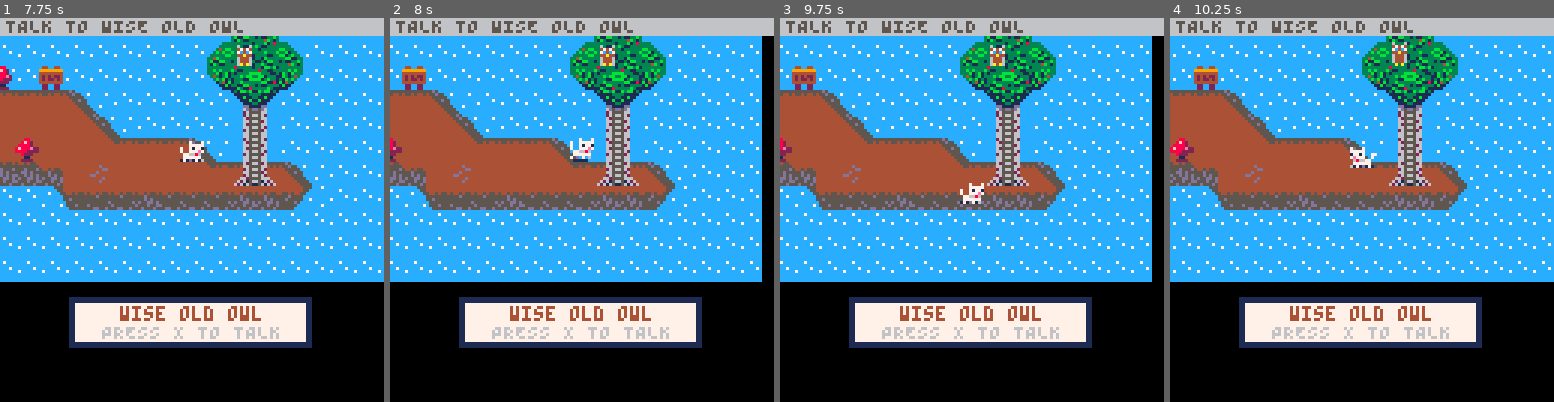
Above: before the commit, frames 1-4 (left to right).
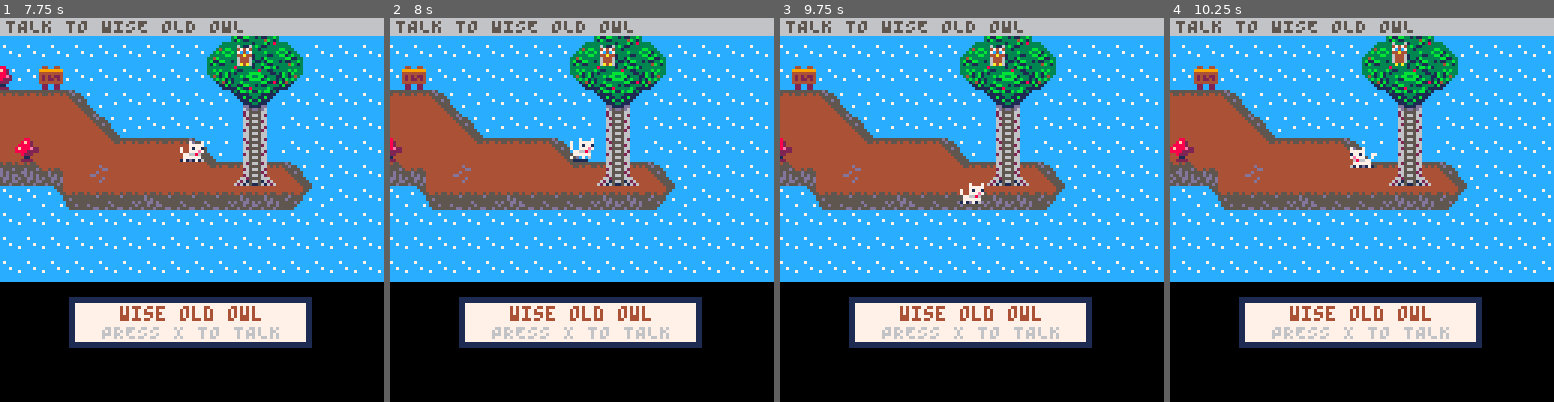
Above: after the commit, the same moments.

Repository: Mackeriah/FurlockBones-game
Game: PICO-8 cartridge furlock bones.p8
The game is run twice, just before and just after one commit, with the same random seed, the same clock (stepped at 60 frames per second) and the same inputs.
Inputs:
- Up to frame 1 (7.75 s): tap X (X key) at 0.33, 1.07, 1.85, 2.97, 4.08, 5.2, 6.32, 7.43 s; tap O (Z key) at 0.7, 1.7, 2.1, 2.5, 2.9, 3.3, 3.7, 4.1, 4.5, 4.9, 5.3, 5.7, 6.1, 6.5, 6.9, 7.3, 7.7 s; hold Right 1.6-2.1 s; hold Up 2.15-2.42 s; hold Right 2.47-3.03 s; hold Left 3.08-3.58 s; hold Down 3.63-3.97 s; hold Right 4.02-4.68 s; hold Up 4.73-5.03 s; hold Left 5.08-5.68 s; hold Down 5.73-6.03 s; hold Right 6.08-6.58 s; hold Right 6.63-7.13 s; hold Up 7.18-7.45 s; hold Right from 7.5 s (still down)
- Up to frame 2 (8 s): keep holding Right
- Up to frame 3 (9.75 s): release Right at 8.07 s; tap O (Z key) every 0.4 s from 8.1 to 9.7 s; hold Left 8.12-8.62 s; tap X (X key) at 8.55, 9.67 s; hold Down 8.67-9 s; hold Right 9.05-9.72 s
- Up to frame 4 (10.25 s): hold Up 9.77-10.07 s; tap O (Z key) at 10.1 s; hold Left from 10.12 s (still down)

Frame 1 is identical in both runs. In frame 2, 2.0% of the frame differs, in the area x 96-100%, y 4-69%; in frame 3, 2.0%; in frame 4, nothing differs.

Commit message:
state machine for library scene

Diff:
--- a/furlock bones.p8
+++ b/furlock bones.p8
@@ -32,7 +32,7 @@
 	init_objective()
 	lost_animals()
 	shakeAmount = 0
-	objective.current = "TALK TO WISE OLD OWL"
+	objective.current = "TALK TO WISE OLD OWL"	-- TESTING ONLY
 	leaves = {} -- used to store leaves, obvs
 	leafCount = 0
 end
@@ -62,11 +62,10 @@
 			check_character_collision()
 			doMapStuff()
 			newsigncollision()
-			if owlInLibrary == true then
+			if owlBookState == "owl in library" then
 				owl_knocking_stuff_over_in_library()
 				foreach(leaves, leaf_physics)
 			end
-
 		end
 	else -- if on menu then start game
 		if (btnp(❎)) then activeGame = true end
@@ -77,9 +76,6 @@
 	cls()
 	if activeGame == false then draw_menu() else draw_game() end
 	-- player.x-20,player.y-20,8
-	--print(itemsBroken,player.x-20,player.y-20,8)
-	-- print("stepTimeStart: "..stepTimeStart)
-	-- print(time())
 end
 
 function draw_menu()
@@ -114,8 +110,8 @@
 		foreach(leaves, draw_leaf) -- drop leaves when Owl in library
 		draw_characters()
 		if conversation.active == true then draw_conversation()	end
-		if owlOnStairsFlag == true then owlGoingDownstairs() end
-		if owlInLibrary == true then owlLookingForBook() end
+		if owlBookState == "going downstairs" then owlGoingDownstairs() end
+		if owlBookState == "owl in library" then owlLookingForBook() end
 	end
 end
 
@@ -206,7 +202,15 @@
 				if (btnp(❎)) then
 					waitingForOwl = true
 					showDoor = true
-					owlOnStairsFlag = true
+					owlBookState = "going downstairs"
+				end
+
+			elseif conversation_state == "owllibrary2" then
+				new_conversation({"placeholder"})
+				if (btnp(❎)) then
+					--waitingForOwl = true
+					showDoor = true
+					--owlBookState = "going downstairs"
 				end
 
 			elseif conversation_state == "owl_grumpy_1" then
@@ -238,23 +242,17 @@
 		end
 
 
-		-- NEW SIGNS
+		-- SIGNS
 		if conversation.character == "sign1" then
 			if conversation_state == "level1" then
 				new_conversation({"it says: "," \"owl's house this way\" "})
-				if (btnp(❎)) then
-					conversation_state = "none"
-				end
-			end
-		end
-
-		-- NEW SIGNS
+				if (btnp(❎)) then conversation_state = "none" end
+			end
+		end
 		if conversation.character == "sign2" then
 			if conversation_state == "level1" then
 				new_conversation({"it says: "," \"i'm very busy you know\" ","hmm..."})
-				if (btnp(❎)) then
-					conversation_state = "none"
-				end
+				if (btnp(❎)) then conversation_state = "none" end
 			end
 		end
 
@@ -856,8 +854,7 @@
 	owlTime = 0
 	owlWait = 2
 	stepTimeStart = 0
-	owlOnStairsFlag = false
-	owlInLibrary = false
+	owlBookState = "none"
 	itemsBroken = 0 -- used when owl is shaking screen brekaing stuff in library
 	waitingForOwl = false
 end
@@ -902,7 +899,7 @@
 end
 
 function owlGoingDownstairs()
-	if owlInLibrary != true then
+	if owlBookState != "owl in library" then
 		if stepTimeStart == 0 then
 			stepTimeStart = time()
 		end
@@ -922,7 +919,7 @@
 			print("creeeak", owl.x+20, owl.y+44, 0)
 		end
 		if stepTimeStart <= time() - 6 then
-			owlInLibrary = true
+			owlBookState = "owl in library"
 		end
 	end
 end
@@ -956,9 +953,8 @@
 		end
 	end
 	if itemsBroken == 4 then
-		print("ah...", owl.x+25, owl.y+60, 4)
-		print("not...", owl.x+25, owl.y+66, 4)
-		print("good...", owl.x+25, owl.y+72, 4)
+		print("oh.", owl.x, owl.y+60, 4)
+		print("that's not good", owl.x-30, owl.y+66, 4)
 		if leafCount < 20 then
 			for i=1, 5 do
 				make_leaf(owl.x+5+rnd(30)-15,owl.y+rnd(10)-5)
@@ -977,13 +973,23 @@
 	end
 	if itemsBroken == 6 then
 		print("aha! here it is", owl.x-20, owl.y+60, 4)
+		-- conversation_state = "owllibrary2"
+		-- conversation.character = "wise old owl"
+		-- waitingForOwl = false
+	end
+	if itemsBroken == 7 then
+		print("i'm heading upstairs furlock!", owl.x-60, owl.y+60, 4)
+		conversation_state = "owllibrary2"
+		conversation.character = "wise old owl"
+		waitingForOwl = false
+		--owlGoingUpstairs()
 	end
 end
 
 function owl_knocking_stuff_over_in_library()
 	if shakeAmount > 0 then screen_shake() end
 	if time() >= owlWait then
-		if itemsBroken < 6 then
+		if itemsBroken < 7 then
 			owlTime = time()
 			if itemsBroken <= 3 then
 				shakeAmount += 10
@@ -1410,17 +1417,17 @@
 0000000000000000000000000000010100010180800102000100000000000001000001010101010100000000010000000000000000000101000000000000000001010000010101010101010101010101010100000101010101010101010101010000000000000101010101010101010100000000000001010000000000000000
 0101000001000001010100000000000001010000010000010101000000000000010101010100000001010000000000000101010001010000010101000000000000000000000000000000000000000000000000000000000000000000000000000000000000000000000000000000000000000000000000000000000000000000
 __map__
-232323232323232323232323232323232323232323232323232323232323232323232323232323230f0f0f0f0f0f0f0f0f0f0f0f0f0f0f0f0f0f0f0f46470f0f0f0f0f00000000000000000000000000000000000000000000000000000000000000000000000000000000000000000000000000000000000000000000000000
-2348494a4b321032323232323232323232323232323232323232323232323232323232323232320a0f0f0f0f0f0f0f0f0f0f0f0f0f0f0f0f0f0f0f464243470f0f0f0f00000000000000000000000000000000000000000000000000000000000000000000000000000000000000000000000000000000000000000000000000
-2358595a5b404132323232323232323232323232323232323232323232323232323232323232320b220f220f220f220f220f220f0f0f0f0f0f0f0f445253450f0f0f0f00000000000000000000000000000000000000000000000000000000000000000000000000000000000000000000000000000000000000000000000000
-2368696a6b50513232323232323232323232323132323232323232323232323232323232323232190c0c0c0c0c0c0c0c0c0c0c0c0c1c0d0f0f0f0f0f56570f0f0f0f0f00000000000000000000000000000000000000000000000000000000000000000000000000000000000000000000000000000000000000000000000000
-233232323232323232323232323232323232323232323232323232323132323232323232323232191b1a1b1b1b1b2a1b1b1b1b1b1b1b1c0d0f0f0f0f66670f0f0f0f0f00000000000000000000000000000000000000000000000000000000000000000000000000000000000000000000000000000000000000000000000000
-233232313232323232323232323232323232323232323232323232323232323232323232324041232b331b331b331b331b331b331b1b1b0c0c0c1c0d66670f0f0f0f0f00000000000000000000000000000000000000000000000000000000000000000000000000000000000000000000000000000000000000000000000000
-233232323232323232323232323232323232323232323232323232323232323232323232325051231f2b2c2c2c2c2c2c2c2c2c2c2d1b2a1b1b1b1b0c76771c0d0f0f0f00000000000000000000000000000000000000000000000000000000000000000000000000000000000000000000000000000000000000000000000000
-233232323232323232323232323232323232323232323232323232323232323232323232323232230f0f0f0f0f0f0f0f0f0f0f0f1f2b2e2e2d2e2e2e2d2d2f0e0f0f0f00000000000000000000000000000000000000000000000000000000000000000000000000000000000000000000000000000000000000000000000000
-233232313232323232323232323232323232323232323232323232323232323232323232323232230f0f0f0f0f0f0f0f0f0f0f0f0f0f0f0f0f0f0f0f0f0f0f0f0f0f0f00000000000000000000000000000000000000000000000000000000000000000000000000000000000000000000000000000000000000000000000000
-233232323232323232323232323232323232323232103232323232323232323231323232323232230f0f0f0f0f0f0f0f0f0f0f0f0f0f0f0f0f0f0f0f0f0f0f0f0f0f0f00000000000000000000000000000000000000000000000000000000000000000000000000000000000000000000000000000000000000000000000000
-234c4d4e4f32323232323232323232323232323232323232323232323232323231323232323232230f0f0f0f0f0f0f0f0f0f0f0f0f0f0f0f0f0f0f0f0f0f0f0f0f0f0f00000000000000000000000000000000000000000000000000000000000000000000000000000000000000000000000000000000000000000000000000
+232323232323232323232323232323232323232323232323232323232323232323232323232323230f0f0f0f0f0f0f0f0f0f0f0f0f0f0f0f0f0f0f0f46470f0f0f0f0f0f0f0f0f0f0f0f000000000000000000000000000000000000000000000000000000000000000000000000000000000000000000000000000000000000
+2348494a4b321032323232323232323232323232323232323232323232323232323232323232320a0f0f0f0f0f0f0f0f0f0f0f0f0f0f0f0f0f0f0f464243470f0f0f0f0f0f0f0f0f0f0f000000000000000000000000000000000000000000000000000000000000000000000000000000000000000000000000000000000000
+2358595a5b404132323232323232323232323232323232323232323232323232323232323232320b220f220f220f220f220f220f0f0f0f0f0f0f0f445253450f0f0f0f0f0f0f0f0f0f0f000000000000000000000000000000000000000000000000000000000000000000000000000000000000000000000000000000000000
+2368696a6b50513232323232323232323232323132323232323232323232323232323232323232190c0c0c0c0c0c0c0c0c0c0c0c0c1c0d0f0f0f0f0f56570f0f0f0f0f0f0f0f0f0f0f0f000000000000000000000000000000000000000000000000000000000000000000000000000000000000000000000000000000000000
+233232323232323232323232323232323232323232323232323232323132323232323232323232191b1a1b1b1b1b2a1b1b1b1b1b1b1b1c0d0f0f0f0f66670f0f0f0f0f0f0f0f0f0f0f0f000000000000000000000000000000000000000000000000000000000000000000000000000000000000000000000000000000000000
+233232313232323232323232323232323232323232323232323232323232323232323232324041232b331b331b331b331b331b331b1b1b0c0c0c1c0d66670f0f0f0f0f0f0f0f0f0f0f0f000000000000000000000000000000000000000000000000000000000000000000000000000000000000000000000000000000000000
+233232323232323232323232323232323232323232323232323232323232323232323232325051231f2b2c2c2c2c2c2c2c2c2c2c2d1b2a1b1b1b1b0c76771c0d0f0f0f0f0f0f0f0f0f0f000000000000000000000000000000000000000000000000000000000000000000000000000000000000000000000000000000000000
+233232323232323232323232323232323232323232323232323232323232323232323232323232230f0f0f0f0f0f0f0f0f0f0f0f1f2b2e2e2d2e2e2e2d2d2f0e0f0f0f0f0f0f0f0f0f0f000000000000000000000000000000000000000000000000000000000000000000000000000000000000000000000000000000000000
+233232313232323232323232323232323232323232323232323232323232323232323232323232230f0f0f0f0f0f0f0f0f0f0f0f0f0f0f0f0f0f0f0f0f0f0f0f0f0f0f0f0f0f0f0f0f0f000000000000000000000000000000000000000000000000000000000000000000000000000000000000000000000000000000000000
+233232323232323232323232323232323232323232103232323232323232323231323232323232230f0f0f0f0f0f0f0f0f0f0f0f0f0f0f0f0f0f0f0f0f0f0f0f0f0f0f0f0f0f0f0f0f0f000000000000000000000000000000000000000000000000000000000000000000000000000000000000000000000000000000000000
+234c4d4e4f32323232323232323232323232323232323232323232323232323231323232323232230f0f0f0f0f0f0f0f0f0f0f0f0f0f0f0f0f0f0f0f0f0f0f0f0f0f0f0f0f0f0f0f0f0f000000000000000000000000000000000000000000000000000000000000000000000000000000000000000000000000000000000000
 235c5d5e5f323232323232323232323232313232323232323231323232323232323232323232322300000000000000000000000000000000000000000000000000000000000000000000000000000000000000000000000000000000000000000000000000000000000000000000000000000000000000000000000000000000
 236c6d6e6f323232323232323232323232323232323232323232323232323232323232323232322300000000000000000000000000000000000000000000000000000000000000000000000000000000000000000000000000000000000000000000000000000000000000000000000000000000000000000000000000000000
 2332323232323232323132323232323232323232323232323232323232323232323232323232322300000000000000000000000000000000000000000000000000000000000000000000000000000000000000000000000000000000000000000000000000000000000000000000000000000000000000000000000000000000
